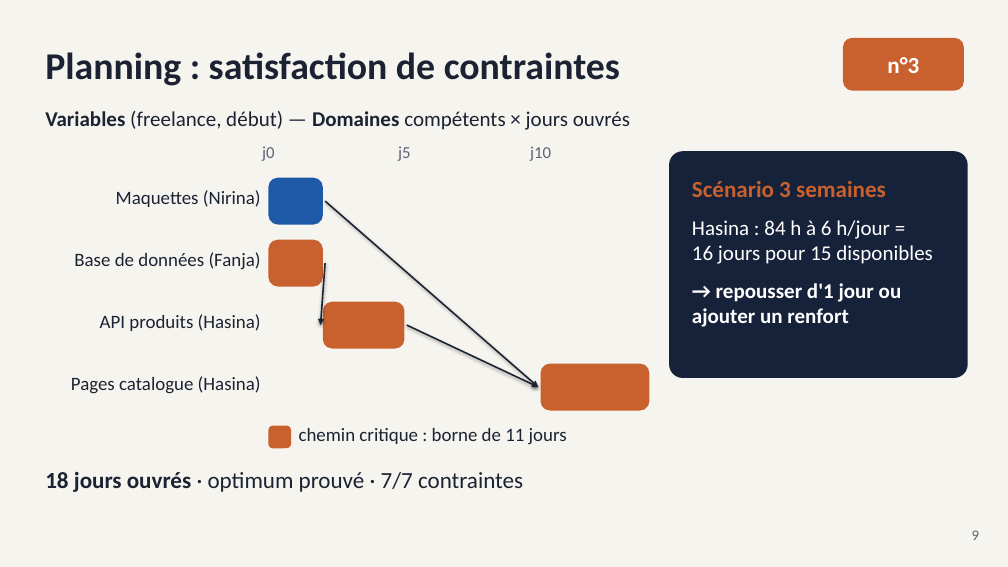
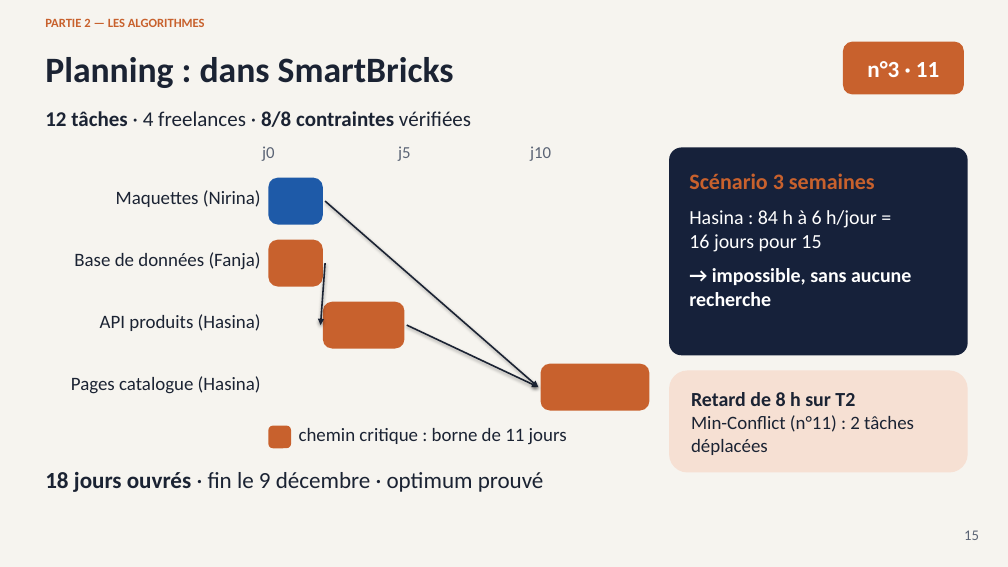
Before and after one commit to andokevin/smartbricks, a slide deck: slide 15 of docs/SmartBricks_presentation.pptx (slide 9 before the commit). Drawn at 1008x567 pixels with LibreOffice and Linux fonts; fonts in the diff are those of the drawing. Boxes give left, top, right and bottom in pixels: in the first picture for what was removed or moved away, otherwise in the second. Text is boxed around its words. In the diff, an @@ line names an element or a change of style, - is before the commit and + after.

```diff
--- a/docs/SmartBricks_presentation.pptx
+++ b/docs/SmartBricks_presentation.pptx
@@ text added at box(45, 18, 205, 27), 12 pt, text #C8612D, bold @@
+PARTIE 2 — LES ALGORITHMES
@@ text at box(45, 57, 454, 88): text changed; size 36 to 34 pt @@
-Planning : satisfaction de contraintes
+Planning : dans SmartBricks
@@ rounded rectangle "n°3 · 11": place and size @@
-rounded rectangle "n°3 · 11" at box(843, 38, 964, 91)
+rounded rectangle "n°3 · 11" at box(843, 42, 964, 95)
@@ text in rounded rectangle at box(867, 61, 939, 77): text changed @@
-n°3
+n°3 · 11
@@ text removed at box(45, 111, 630, 130) @@
-Variables (freelance, début) — Domaines compétents × jours ouvrés
@@ text added at box(45, 111, 471, 127), 20 pt, text #1B2333, bold @@
+12 tâches · 4 freelances · 8/8 contraintes vérifiées
@@ rounded rectangle "Scénario 3 semaines": place and size @@
-rounded rectangle "Scénario 3 semaines" at box(669, 151, 968, 378)
+rounded rectangle "Scénario 3 semaines" at box(669, 147, 968, 355)
@@ text in rounded rectangle at box(689, 173, 875, 189): size 22 to 21 pt in "Scénario 3 semaines"; less space between paragraphs @@
@@ text in rounded rectangle at box(689, 210, 911, 306): text changed; size 20 to 19 pt @@
-Hasina : 84 h à 6 h/jour = 16 jours pour 15 disponibles
-→ repousser d'1 jour ou ajouter un renfort
+Hasina : 84 h à 6 h/jour = 16 jours pour 15
+→ impossible, sans aucune recherche
@@ rounded rectangle added at box(669, 371, 968, 473), fill #F6E0D3, 18 pt, text #1B2333 @@
+Retard de 8 h sur T2
+Min-Conflict (n°11) : 2 tâches déplacées
@@ text at box(45, 472, 544, 492): text changed @@
-18 jours ouvrés · optimum prouvé · 7/7 contraintes
+18 jours ouvrés · fin le 9 décembre · optimum prouvé
@@ text at box(964, 530, 979, 540): text changed @@
-9
+15
```
Also in this commit, not shown: 6 other slides changed, 17 slides added, 8 slides removed, 4 other files.
